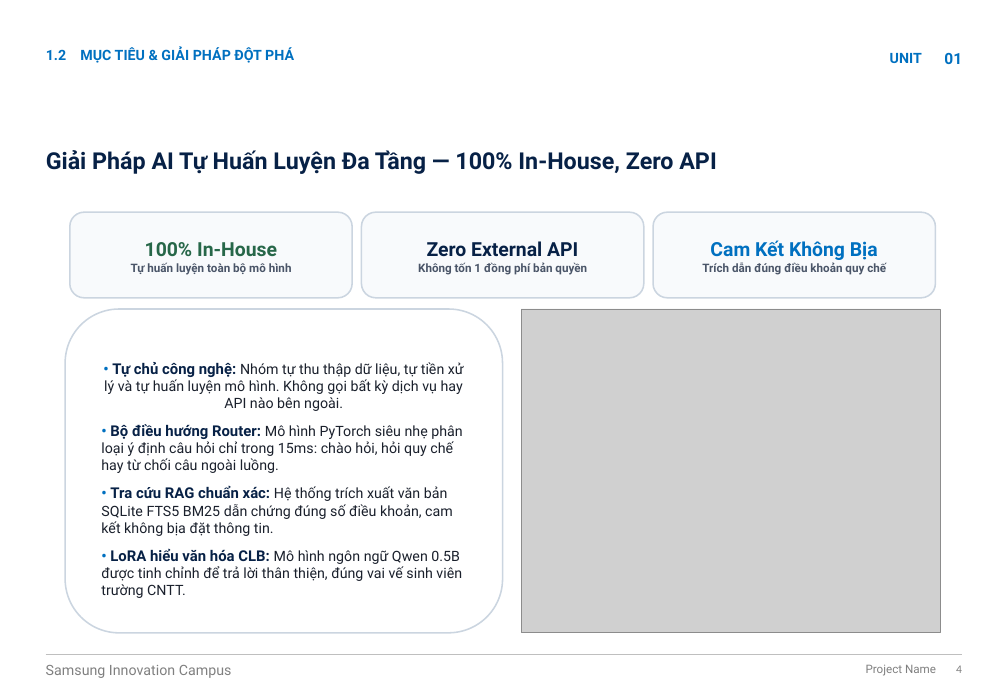
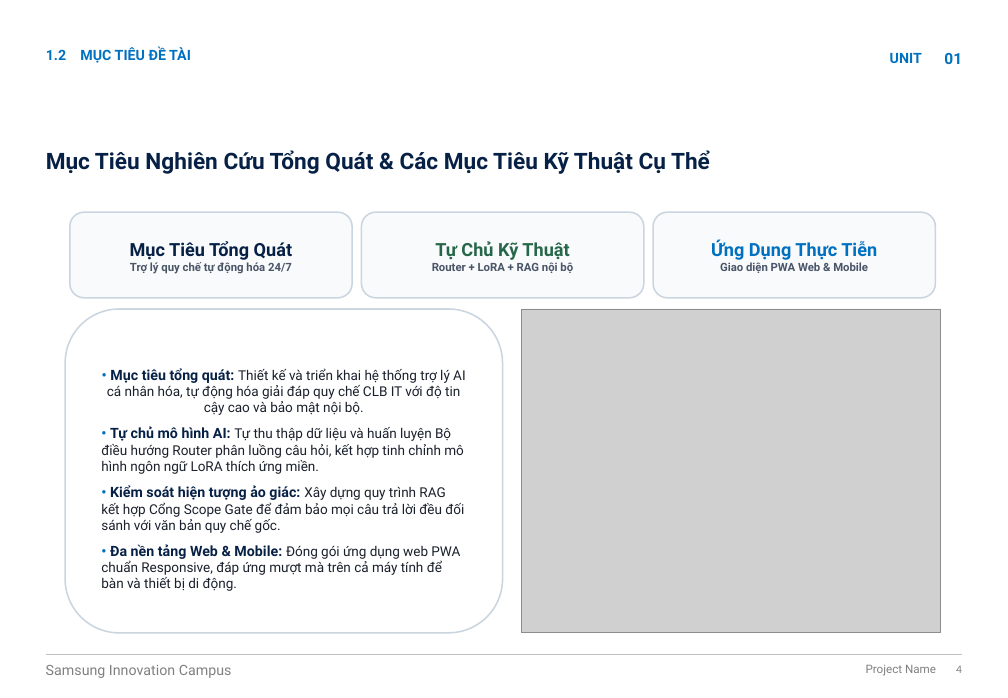
Before and after one commit to quocdoanhdang2-sketch/dusnx-platform, a slide deck: slide 4 of docs/SIC_AI_Capstone_Project_DUSNX_Presentation.pptx. Drawn at 1008x698 pixels with LibreOffice and Linux fonts; fonts in the diff are those of the drawing; grey boxes stand for pictures; background and template pictures are left out. Boxes give left, top, right and bottom in pixels: in the first picture for what was removed or moved away, otherwise in the second. Text is boxed around its words. In the diff, an @@ line names an element or a change of style, - is before the commit and + after.

```diff
--- a/docs/SIC_AI_Capstone_Project_DUSNX_Presentation.pptx
+++ b/docs/SIC_AI_Capstone_Project_DUSNX_Presentation.pptx
@@ text at [80,46,191,63]: text changed @@
-MỤC TIÊU & GIẢI PHÁP ĐỘT PHÁ
+MỤC TIÊU ĐỀ TÀI
@@ title at [46,150,710,174]: text changed; size 18 to 17.5 pt @@
-Giải Pháp AI Tự Huấn Luyện Đa Tầng — 100% In-House, Zero API
+Mục Tiêu Nghiên Cứu Tổng Quát & Các Mục Tiêu Kỹ Thuật Cụ Thể
@@ text in rounded rectangle at [711,239,877,273]: text changed; size 9 to 8.8 pt @@
-Cam Kết Không Bịa
-Trích dẫn đúng điều khoản quy chế
+Ứng Dụng Thực Tiễn
+Giao diện PWA Web & Mobile
@@ text in rounded rectangle at [130,241,292,274]: text changed; size 9 to 8.8 pt @@
-100% In-House
-Tự huấn luyện toàn bộ mô hình
+Mục Tiêu Tổng Quát
+Trợ lý quy chế tự động hóa 24/7
@@ text in rounded rectangle at [432,241,573,273]: text changed; size 9 to 8.8 pt @@
-Zero External API
-Không tốn 1 đồng phí bản quyền
+Tự Chủ Kỹ Thuật
+Router + LoRA + RAG nội bộ
@@ text in rounded rectangle at [101,368,465,591]: text changed; size 11 to 10.5 pt @@
-• Tự chủ công nghệ: Nhóm tự thu thập dữ liệu, tự tiền xử lý và tự huấn luyện mô hình. Không gọi bất kỳ dịch vụ hay API nào bên ngoài.
-• Bộ điều hướng Router: Mô hình PyTorch siêu nhẹ phân loại ý định câu hỏi chỉ trong 15ms: chào hỏi, hỏi quy chế hay từ chối câu ngoài luồng.
-• Tra cứu RAG chuẩn xác: Hệ thống trích xuất văn bản SQLite FTS5 BM25 dẫn chứng đúng số điều khoản, cam kết không bịa đặt thông tin.
-• LoRA hiểu văn hóa CLB: Mô hình ngôn ngữ Qwen 0.5B được tinh chỉnh để trả lời thân thiện, đúng vai vế sinh viên trường CNTT.
+• Mục tiêu tổng quát: Thiết kế và triển khai hệ thống trợ lý AI cá nhân hóa, tự động hóa giải đáp quy chế CLB IT với độ tin cậy cao và bảo mật nội bộ.
+• Tự chủ mô hình AI: Tự thu thập dữ liệu và huấn luyện Bộ điều hướng Router phân luồng câu hỏi, kết hợp tinh chỉnh mô hình ngôn ngữ LoRA thích ứng miền.
+• Kiểm soát hiện tượng ảo giác: Xây dựng quy trình RAG kết hợp Cổng Scope Gate để đảm bảo mọi câu trả lời đều đối sánh với văn bản quy chế gốc.
+• Đa nền tảng Web & Mobile: Đóng gói ứng dụng web PWA chuẩn Responsive, đáp ứng mượt mà trên cả máy tính để bàn và thiết bị di động.
```
Also in this commit, not shown: 10 other slides changed, 2 other files.
